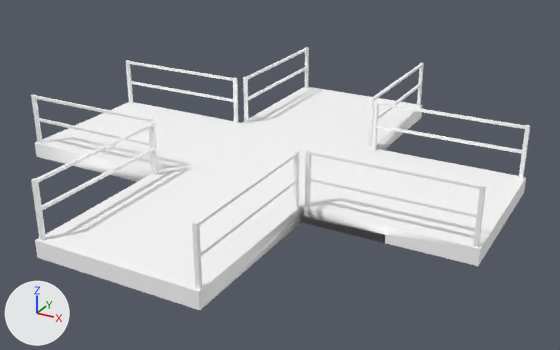
Two versions of the FBX model Fog_Project/Fog_ProjectContent/Models/Junctions/junctionQuad.fbx, one commit apart.
Before and after are seen from a 50 mm camera at (0.0565, -0.0987, 0.0475) aimed at (0.0029, -0.0011, -0.0013). Lighting does not change. The marker at lower left points along +X, +Y and +Z. Mesh edges are drawn as thin lines on the coarser meshes. Where no turn or scale is listed for an object, it has been applied to the vertices.

Script lines for the objects in view, before the commit:
```python
me_polysurface9_ncl1_1 = bpy.data.meshes.new('polySurface9_ncl1_1')
me_polysurface9_ncl1_1.from_pydata(...)  # 280 vertices, 165 faces; spans x -0.0375..0.0375, y -0.0375..0.0375, z -0.002..0.0087
me_polysurface9_ncl1_1.materials.append(mat_lambert2)  # white #ffffff
ob_polysurface9 = bpy.data.objects.new('polySurface9', me_polysurface9_ncl1_1)
ob_polysurface9.location = (0.0, 0.0, 0.0)
```
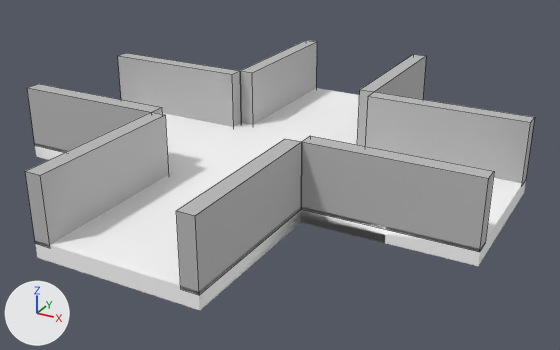
Where the change shows, as pixel boxes [x1, y1, x2, y2] in the pictures (560 x 350 px):
'bounding_b_2', added: after [301, 136, 494, 252]
'bounding_b_1', added: after [176, 139, 302, 295]
'bounding_a_2', added: after [25, 112, 169, 248]
'bounding_c_1', added: after [366, 92, 535, 185]
'bounding_d_1', added: after [118, 53, 241, 127]
'bounding_a_1', added: after [27, 84, 162, 152]
'bounding_d_2', added: after [240, 40, 317, 125]
'bounding_c_2', added: after [357, 54, 426, 146]
'polySurface9', unchanged, covered by the edit: before [31, 47, 530, 310]; after [35, 88, 526, 310]

The change, as a diff of the scene's bpy script:
```diff
--- a/Fog_Project/Fog_ProjectContent/Models/Junctions/junctionQuad.fbx.py
+++ b/Fog_Project/Fog_ProjectContent/Models/Junctions/junctionQuad.fbx.py
@@ mat_lambert3 @@
+mat_lambert3 = principled_material('lambert3')
+mat_lambert3.base_color = (0.5, 0.5, 0.5)  # grey #bcbcbc
@@ me_bounding_a_1_ncl1_1 @@
+me_bounding_a_1_ncl1_1.from_pydata(...)  # a box spanning x -0.0375..-0.0125, y -0.0125..-0.01, z 0.0..0.01
+me_bounding_a_1_ncl1_1.materials.append(mat_lambert3)  # grey #bcbcbc
@@ me_bounding_b_2_ncl1_1 @@
+me_bounding_b_2_ncl1_1.from_pydata(...)  # a box spanning x 0.0125..0.0375, y -0.0125..-0.01, z 0.0..0.01
+me_bounding_b_2_ncl1_1.materials.append(mat_lambert3)  # grey #bcbcbc
@@ me_bounding_c_2_ncl1_1 @@
+me_bounding_c_2_ncl1_1.from_pydata(...)  # a box spanning x 0.01..0.0125, y 0.0125..0.0375, z 0.0..0.01
+me_bounding_c_2_ncl1_1.materials.append(mat_lambert3)  # grey #bcbcbc
@@ me_bounding_a_2_ncl1_1 @@
+me_bounding_a_2_ncl1_1.from_pydata(...)  # a box spanning x -0.0125..-0.01, y -0.0375..-0.0125, z 0.0..0.01
+me_bounding_a_2_ncl1_1.materials.append(mat_lambert3)  # grey #bcbcbc
@@ me_bounding_d_1_ncl1_1 @@
+me_bounding_d_1_ncl1_1.from_pydata(...)  # a box spanning x -0.0375..-0.0125, y 0.01..0.0125, z 0.0..0.01
+me_bounding_d_1_ncl1_1.materials.append(mat_lambert3)  # grey #bcbcbc
@@ me_bounding_d_2_ncl1_1 @@
+me_bounding_d_2_ncl1_1.from_pydata(...)  # a box spanning x -0.0125..-0.01, y 0.0125..0.0375, z 0.0..0.01
+me_bounding_d_2_ncl1_1.materials.append(mat_lambert3)  # grey #bcbcbc
@@ me_bounding_c_1_ncl1_1 @@
+me_bounding_c_1_ncl1_1.from_pydata(...)  # a box spanning x 0.0125..0.0375, y 0.01..0.0125, z 0.0..0.01
+me_bounding_c_1_ncl1_1.materials.append(mat_lambert3)  # grey #bcbcbc
@@ me_bounding_b_1_ncl1_1 @@
+me_bounding_b_1_ncl1_1.from_pydata(...)  # a box spanning x 0.01..0.0125, y -0.0375..-0.0125, z 0.0..0.01
+me_bounding_b_1_ncl1_1.materials.append(mat_lambert3)  # grey #bcbcbc
@@ ob_bounding_a_1 @@
+ob_bounding_a_1 = bpy.data.objects.new('bounding_a_1', me_bounding_a_1_ncl1_1)
+ob_bounding_a_1.location = (0.0, 0.0, 0.0)
@@ ob_bounding_b_2 @@
+ob_bounding_b_2 = bpy.data.objects.new('bounding_b_2', me_bounding_b_2_ncl1_1)
+ob_bounding_b_2.location = (0.0, 0.0, 0.0)
@@ ob_bounding_c_2 @@
+ob_bounding_c_2 = bpy.data.objects.new('bounding_c_2', me_bounding_c_2_ncl1_1)
+ob_bounding_c_2.location = (0.0, 0.0, 0.0)
@@ ob_bounding_a_2 @@
+ob_bounding_a_2 = bpy.data.objects.new('bounding_a_2', me_bounding_a_2_ncl1_1)
+ob_bounding_a_2.location = (0.0, 0.0, 0.0)
@@ ob_bounding_d_1 @@
+ob_bounding_d_1 = bpy.data.objects.new('bounding_d_1', me_bounding_d_1_ncl1_1)
+ob_bounding_d_1.location = (0.0, 0.0, 0.0)
@@ ob_bounding_d_2 @@
+ob_bounding_d_2 = bpy.data.objects.new('bounding_d_2', me_bounding_d_2_ncl1_1)
+ob_bounding_d_2.location = (0.0, 0.0, 0.0)
@@ ob_bounding_c_1 @@
+ob_bounding_c_1 = bpy.data.objects.new('bounding_c_1', me_bounding_c_1_ncl1_1)
+ob_bounding_c_1.location = (0.0, 0.0, 0.0)
@@ ob_bounding_b_1 @@
+ob_bounding_b_1 = bpy.data.objects.new('bounding_b_1', me_bounding_b_1_ncl1_1)
+ob_bounding_b_1.location = (0.0, 0.0, 0.0)
```
